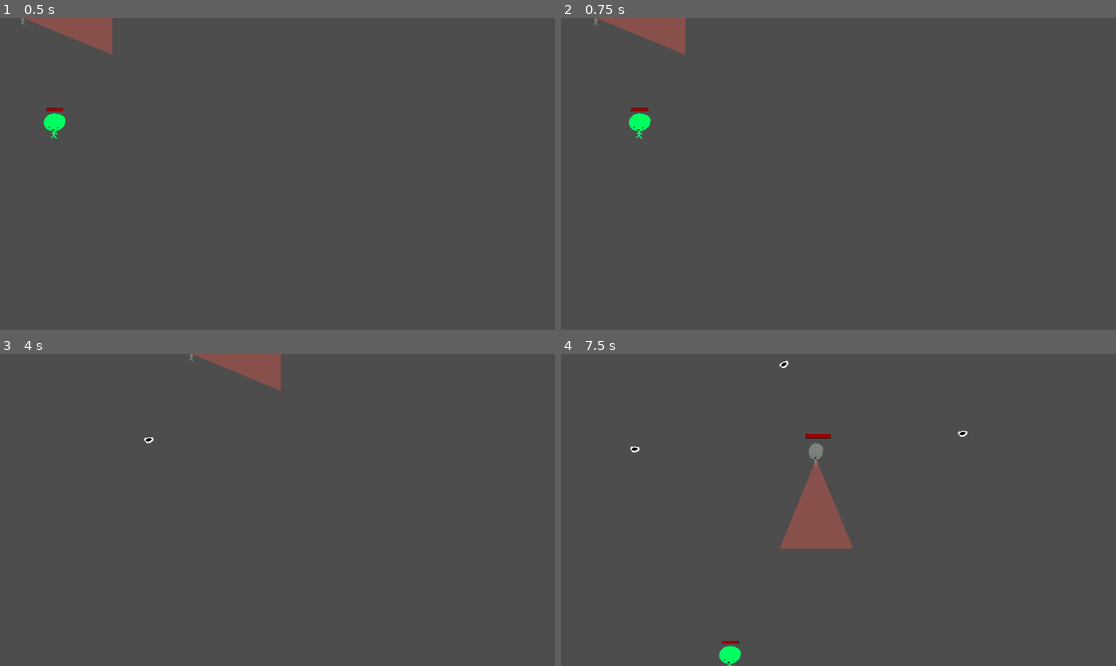
Above: before the commit, frames 1-4 (two rows, left to right).
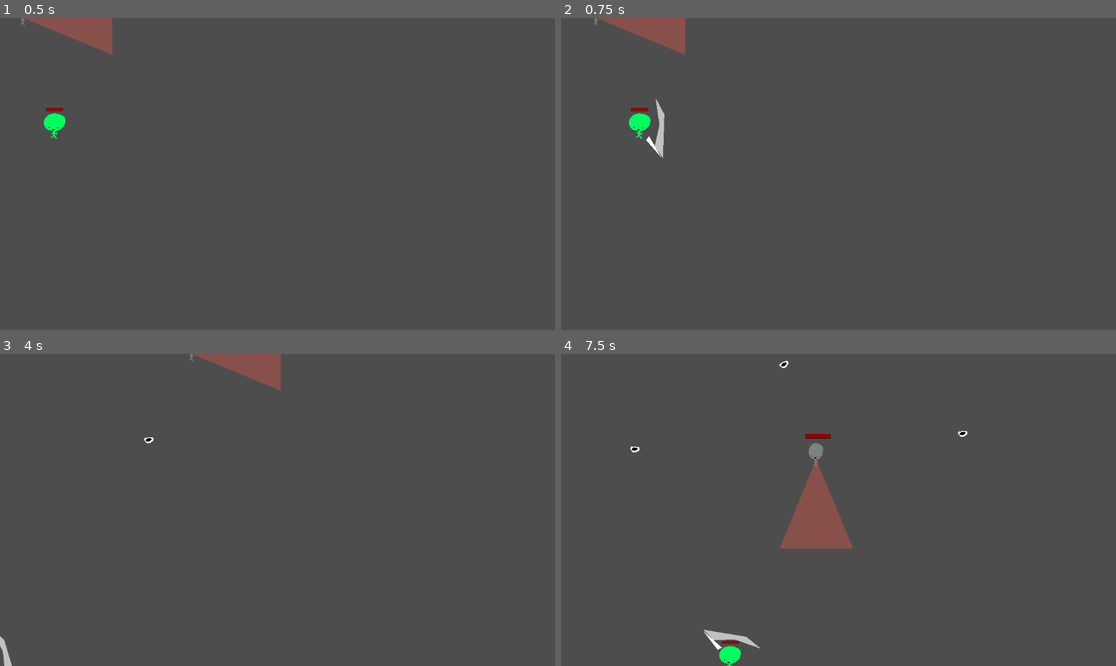
Above: after the commit, the same moments.

Repository: JoelDonnelly/MiniJam
Game: Godot game, scene res://Main.tscn
Two runs of this game, one before a commit and one after it. Both use one fixed random seed, a clock stepped at 60 frames per second and the inputs below.
Inputs (mouse positions are in pixels of both pictures, inside the frame that each line leads up to):
- Up to frame 1 (0.5 s): no input
- Up to frame 2 (0.75 s): move the mouse to (960, 158) at 0.52 s; hold D (move_right) from 0.53 s (still down); click (960, 158) at 0.6 s
- Up to frame 3 (4 s): move the mouse to (166, 525) at 1.27 s; release D (move_right) at 1.28 s; hold S (move_down) 1.28-2.03 s; tap Space (ability_dash) at 1.35, 3.6 s; click (166, 525) at 1.55 s; move the mouse to (333, 441) at 2.02 s; hold D (move_right) 2.03-2.78 s; click (333, 441) at 2.1 s; move the mouse to (249, 572) at 2.77 s; hold W (move_up) 2.78-3.53 s; click (249, 572) at 2.85 s; move the mouse to (444, 556) at 3.52 s; hold A (move_left) from 3.53 s (still down); click (444, 556) at 3.8 s
- Up to frame 4 (7.5 s): move the mouse to (672, 463) at 4.27 s; click (672, 463) at 4.35 s; move the mouse to (866, 510) at 5.02 s; release A (move_left) at 5.03 s; hold S (move_down) 5.03-5.78 s; click (866, 510) at 5.1 s; move the mouse to (755, 432) at 5.77 s; hold D (move_right) 5.78-6.53 s; tap Space (ability_dash) at 5.85 s; click (755, 432) at 6.05 s; move the mouse to (960, 494) at 6.52 s; hold W (move_up) 6.53-7.28 s; click (960, 494) at 6.6 s; move the mouse to (727, 525) at 7.27 s; hold D (move_right) from 7.28 s (still down); click (727, 525) at 7.35 s

Frame 1 is identical in both runs. In frame 2, 0.2% of the frame differs, in the area x 15-19%, y 25-45%; in frame 3, 0.1%; in frame 4, 0.2%, in the area x 25-36%, y 88-95%.

Commit message:
Working attack and hitboxes with slashing

Diff:
--- /dev/null
+++ b/Player/SlashAttack.gd
@@ -0,0 +1,29 @@
+extends AttackBox
+
+
+@export var damage : float = 5
+@export var windUpDuration : float = 0.1
+@export var attackDuration : float = 0.3
+@export var recoverDuration : float = 0.1
+
+
+func _init():
+	# set the attack here
+	attack = Attack.new()
+	attack.damage = damage
+	monitorable = false
+	monitoring = false
+
+func _on_activate_attack():
+	$Polygon2D0.visible = true
+	monitoring = false
+	await get_tree().create_timer(windUpDuration).timeout
+	$Polygon2D0.visible = false
+	$Polygon2D1.visible = true
+	$Polygon2D2.visible = true
+	monitoring = true
+	await get_tree().create_timer(attackDuration).timeout
+	$Polygon2D1.visible = false
+	monitoring = false
+	await get_tree().create_timer(recoverDuration).timeout
+	$Polygon2D2.visible = false
--- a/Player/player.gd
+++ b/Player/player.gd
@@ -17,6 +17,9 @@
 	set(value):
 		$DashCooldownTimer.wait_time = value
 
+@export var slash_attack : PackedScene
+
+var attack_flip = false
 
 func _ready():
 	pass
@@ -38,6 +41,20 @@
 		$DashDurationTimer.start()
 		$DashCooldownTimer.start()
 
+	if Input.is_action_just_pressed("ability_attack"):
+		var slash_node : AttackBox = slash_attack.instantiate()
+		var dir = global_position.direction_to(get_global_mouse_position())
+		if attack_flip:
+			slash_node.scale.y = slash_node.scale.y * -1
+			attack_flip = false
+		else:
+			attack_flip = true
+		slash_node.position = dir * 400
+		slash_node.rotation = dir.angle()
+		add_child(slash_node)
+
+		slash_node._on_activate_attack()
+
 	velocity = velocity.normalized() * speed
 	if not $DashDurationTimer.is_stopped():
 		velocity *= dash_modifier
--- a/Player/player.tscn
+++ b/Player/player.tscn
@@ -1,7 +1,8 @@
-[gd_scene load_steps=9 format=3 uid="uid://bm62kb7bxw418"]
+[gd_scene load_steps=10 format=3 uid="uid://bm62kb7bxw418"]
 
 [ext_resource type="Script" path="res://Player/player.gd" id="1_kqst3"]
 [ext_resource type="Texture2D" uid="uid://b37uytcd68f88" path="res://Resources/dude_green.png" id="1_sx785"]
+[ext_resource type="PackedScene" uid="uid://uqo2odtv4gi" path="res://Player/slash_attack.tscn" id="2_2igxq"]
 [ext_resource type="Script" path="res://health/health.gd" id="3_wvlhs"]
 [ext_resource type="Script" path="res://health/HitBox.gd" id="4_0ua7n"]
 [ext_resource type="PackedScene" uid="uid://dwpr58bwswx3x" path="res://health/health_bar.tscn" id="5_i6a26"]
@@ -26,6 +27,7 @@
 [node name="Player" type="CharacterBody2D"]
 scale = Vector2(0.25, 0.25)
 script = ExtResource("1_kqst3")
+slash_attack = ExtResource("2_2igxq")
 metadata/_edit_group_ = true
 
 [node name="CollisionShape2D" type="CollisionShape2D" parent="."]
--- /dev/null
+++ b/Player/slash_attack.tscn
@@ -0,0 +1,30 @@
+[gd_scene load_steps=3 format=3 uid="uid://uqo2odtv4gi"]
+
+[ext_resource type="Script" path="res://Player/SlashAttack.gd" id="1_gljce"]
+
+[sub_resource type="RectangleShape2D" id="RectangleShape2D_sgki7"]
+size = Vector2(10, 44)
+
+[node name="SlashAttack" type="Area2D"]
+scale = Vector2(27.5294, 28.0654)
+collision_layer = 32
+collision_mask = 6
+script = ExtResource("1_gljce")
+damage = 8.0
+
+[node name="CollisionShape2D" type="CollisionShape2D" parent="."]
+visible = false
+shape = SubResource("RectangleShape2D_sgki7")
+
+[node name="Polygon2D0" type="Polygon2D" parent="."]
+visible = false
+polygon = PackedVector2Array(-7, -18, 5, -27, -9, -21)
+
+[node name="Polygon2D1" type="Polygon2D" parent="."]
+visible = false
+color = Color(1, 1, 1, 0.654902)
+polygon = PackedVector2Array(-5, -22, 3, -10, 5, 22, -2, 14, 0, -2)
+
+[node name="Polygon2D2" type="Polygon2D" parent="."]
+visible = false
+polygon = PackedVector2Array(-7, 7, 4, 22, -9, 10)
--- a/health/AttackBox.gd
+++ b/health/AttackBox.gd
@@ -18,3 +18,6 @@
 	if area is HitBox:
 		area.on_hit(attack)
 		hit.emit(area)
+
+func _on_activate_attack():
+	pass
--- a/project.godot
+++ b/project.godot
@@ -51,3 +51,17 @@
 "events": [Object(InputEventKey,"resource_local_to_scene":false,"resource_name":"","device":-1,"window_id":0,"alt_pressed":false,"shift_pressed":false,"ctrl_pressed":false,"meta_pressed":false,"pressed":false,"keycode":0,"physical_keycode":32,"key_label":0,"unicode":32,"echo":false,"script":null)
 ]
 }
+ability_attack={
+"deadzone": 0.5,
+"events": [Object(InputEventMouseButton,"resource_local_to_scene":false,"resource_name":"","device":-1,"window_id":0,"alt_pressed":false,"shift_pressed":false,"ctrl_pressed":false,"meta_pressed":false,"button_mask":0,"position":Vector2(0, 0),"global_position":Vector2(0, 0),"factor":1.0,"button_index":1,"canceled":false,"pressed":false,"double_click":false,"script":null)
+]
+}
+
+[layer_names]
+
+2d_physics/layer_1="PlayerChar"
+2d_physics/layer_2="Enemies"
+2d_physics/layer_3="EnemyHitBox"
+2d_physics/layer_4="PlayerHitBox"
+2d_physics/layer_5="EnemyAttackBox"
+2d_physics/layer_6="PlayerAttackBox"
